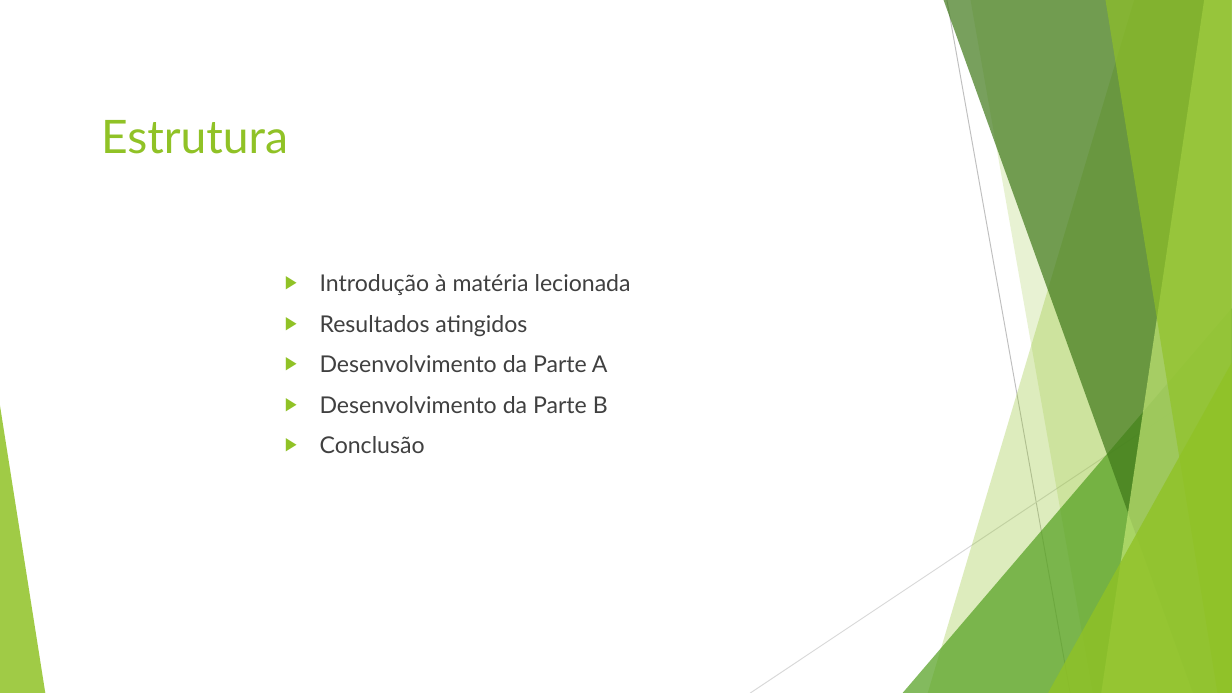
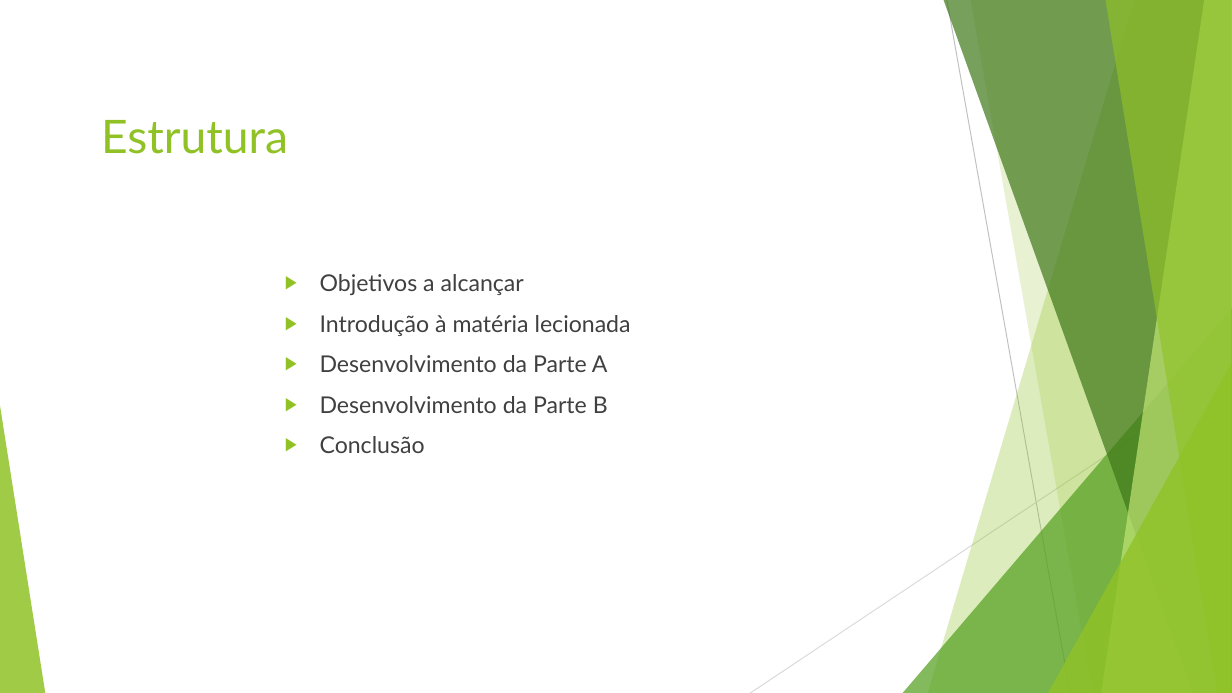
Before and after one commit to jok1n9/MCE, a slide deck: slide 2 of AprestOralMCE.pptx. Drawn at 1232x693 pixels with LibreOffice and Linux fonts; fonts in the diff are those of the drawing. Boxes give left, top, right and bottom in pixels: in the first picture for what was removed or moved away, otherwise in the second. Text is boxed around its words. In the diff, an @@ line names an element or a change of style, - is before the commit and + after.

Commit message:
um retoque

```diff
--- a/AprestOralMCE.pptx
+++ b/AprestOralMCE.pptx
@@ text at box(320, 274, 524, 295): paragraph added @@
+▶ Objetivos a alcançar
@@ text at box(320, 315, 527, 336): paragraph removed @@
-▶ Resultados atingidos
```
